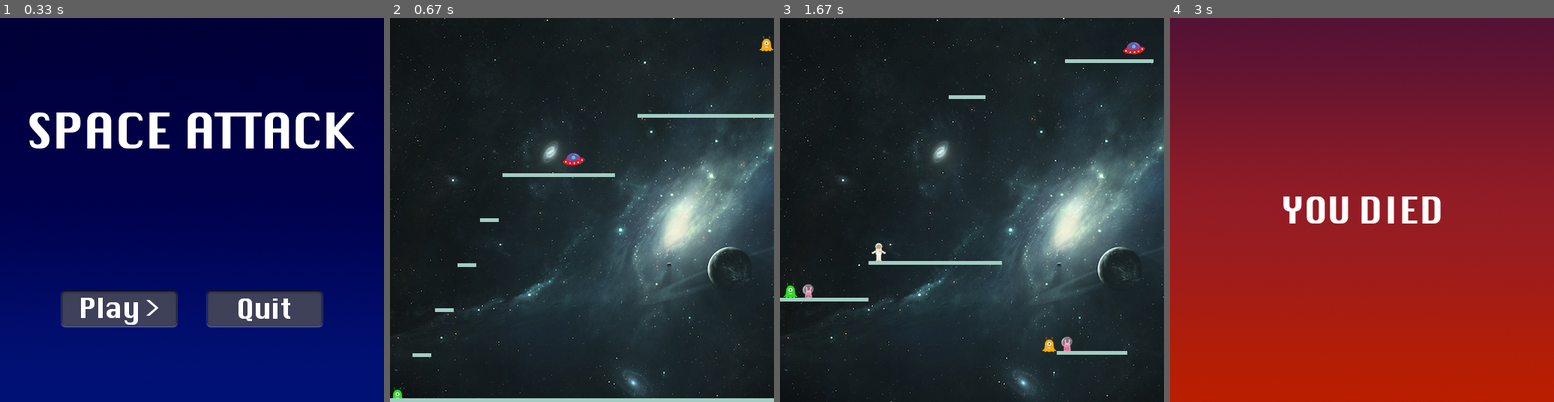
Above: before the commit, frames 1-4 (left to right).
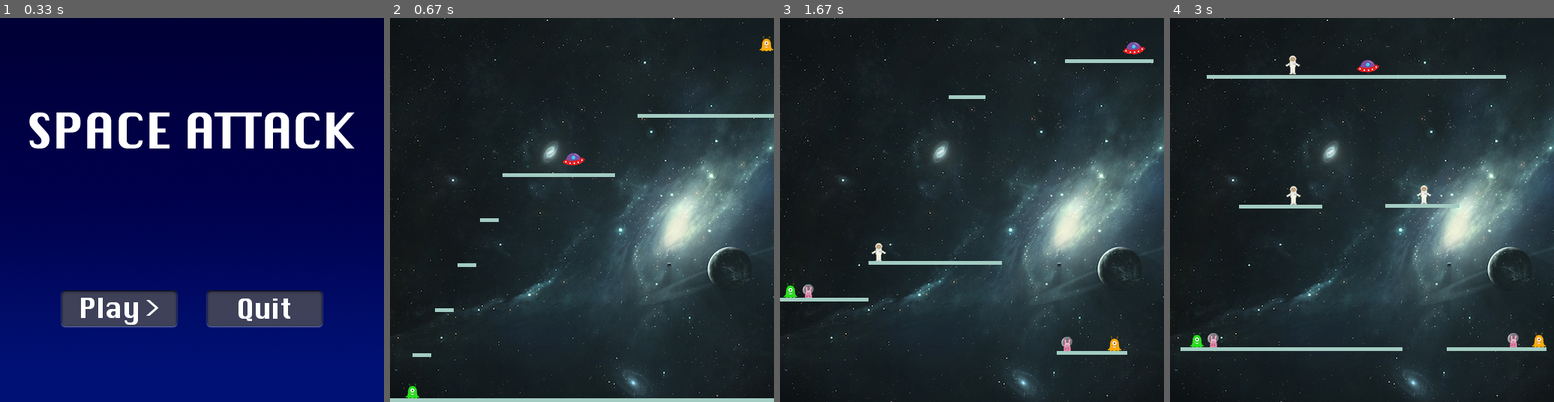
Above: after the commit, the same moments.

Repository: ezfe/Space-Attack
Game: pygame game, started from Space-Attack/main.py
The game is run twice, just before and just after one commit, with the same random seed, the same clock (stepped at 60 frames per second) and the same inputs.
Inputs (mouse positions are in pixels of both pictures, inside the frame that each line leads up to):
- Up to frame 1 (0.33 s): no input
- Up to frame 2 (0.67 s): click (509, 309) at 0.4 s
- Up to frame 3 (1.67 s): hold Right 0.67-1.13 s; hold Up 1.17-1.47 s; hold W 1.17-1.47 s; tap Space at 1.23, 1.57 s; hold Right from 1.5 s (still down); hold D from 1.5 s (still down)
- Up to frame 4 (3 s): tap Space at 1.87 s; release Right at 1.97 s; release D at 1.97 s

Frame 1 is identical in both runs. In frame 2, 0.1% of the frame differs, in the area x 0-8%, y 95-100%; in frame 3, 0.2%; in frame 4, 100%, in the area x 0-100%, y 0-100%.

Commit message:
Revert "More collision detection unfinished"
This reverts commit c8278497f7d6eb9a5c16cad096f64aed4a9a1f1a.

Diff:
--- a/Space-Attack/main.py
+++ b/Space-Attack/main.py
@@ -397,17 +397,11 @@
 
             wallCenterX = wall.getCenterCoordinates()[0]
             wallCenterY = wall.getCenterCoordinates()[1]
-            wallRightX = wall.x + wall.width
-            wallBottomY = wall.y + wall.height
-
-            playerCenterX = self.width/2 + self.x
             playerCenterY = self.height/2 + self.y
-            playerRightX = self.x + self.width
-            playerBottomY = self.y + self.height
-
-            if playerRightX > wall.x:
-                self.x = wall.x - self.width
-                self.xVelocity = 0
+
+            if (self.x + self.width) > wall.x and (self.x + self.width) <  (wall.x + 5):
+                #self.x = self.width + wall.x
+                #self.xVelocity = 0
                 #FIX
 
                 pass
